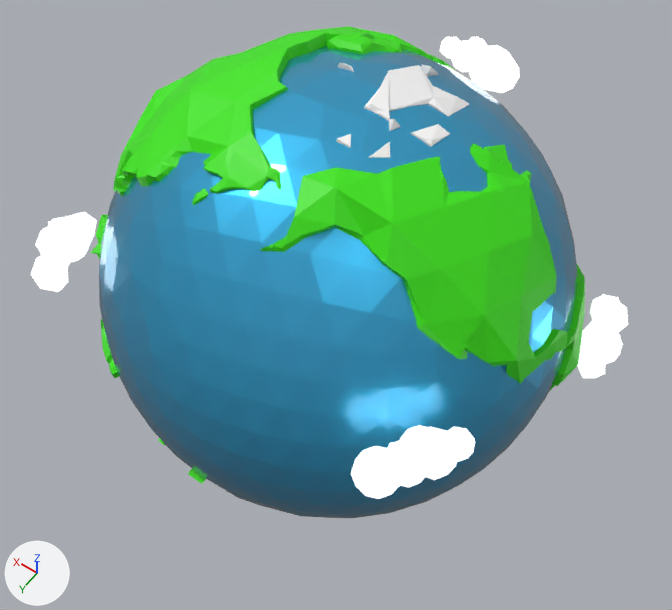
The glTF model scene.glb, before and after one commit.
Camera for both pictures: a 50 mm camera at (-12.6, 17.7, 26.3) aimed at (-0.3, 0.5, -0.7). The axes (+X, +Y, +Z) are drawn at lower left. The lights are the same throughout. Both versions are drawn at frame 50 of the action 'Икосфера.001Action'; the numbers are the values there.

The scene before the commit, as lines of its bpy script (objects in view):
```python
me_earth4_lambert1_0 = bpy.data.meshes.new('earth4_lambert1_0')
me_earth4_lambert1_0.from_pydata(...)  # 360 vertices, 735 faces; spans x -8.73..-3.72, y -7.24..-0.92, z -7.09..1.84
me_earth4_lambert1_0.materials.append(mat_материал)  # green #3ce700
me_earth4_lambert1_0_007 = bpy.data.meshes.new('earth4_lambert1_0.007')
me_earth4_lambert1_0_007.from_pydata(...)  # 1366 vertices, 2910 faces; spans x -1.21..8.48, y -6.73..4.9, z 0.72..8.46
me_earth4_lambert1_0_007.materials.append(mat_материал)  # green #3ce700
me_икосфера_003 = bpy.data.meshes.new('Икосфера.003')
me_икосфера_003.from_pydata(...)  # 680 vertices, 1387 faces; spans x -9.2..9.6, y -7.6..9.8, z -5.8..5.2
me_икосфера_003.materials.append(mat_материал_001)  # white #ffffff
ob_russia = bpy.data.objects.new('russia', me_earth4_lambert1_0_007)
ob_russia.parent = ob_earth
ob_russia.location = (0.0, 0.0, 0.0)
ob_sky = bpy.data.objects.new('sky', me_икосфера_003)
ob_sky.location = (0.0, 0.0, 0.0)
ob_sky.rotation_euler = (0.0, 0.0, 3.129)  # degrees (0, 0, 179)
ob_usa = bpy.data.objects.new('usa', me_earth4_lambert1_0)
ob_usa.parent = ob_earth
ob_usa.location = (0.0, 0.0, 0.0)
# also in view: 'grend' at (-1.0, -1.0, 7.8); 'usa.001' at (-4.7, 1.0, 4.6); 'Икосфера' at (0.0, 0.0, 0.0)
```
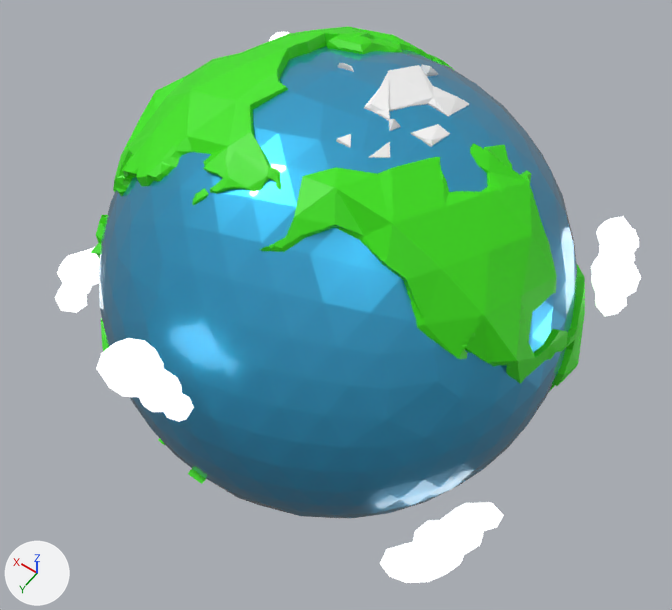
Where the change shows, as pixel boxes [x1, y1, x2, y2] in the pictures (672 x 610 px):
```json
{"object": "sky", "change": "turned", "before": [31, 37, 628, 499], "after": [55, 32, 641, 583]}
```

Edits to the scene script, one JSON object a line:
```json
{"op": "set", "path": "ob_sky.rotation_euler", "old": "(0.0, 0.0, 3.129)", "new": "(0.0, 0.0, -0.0252)", "note": "degrees (0, 0, 179) -> degrees (0, 0, -1.4)"}
```
